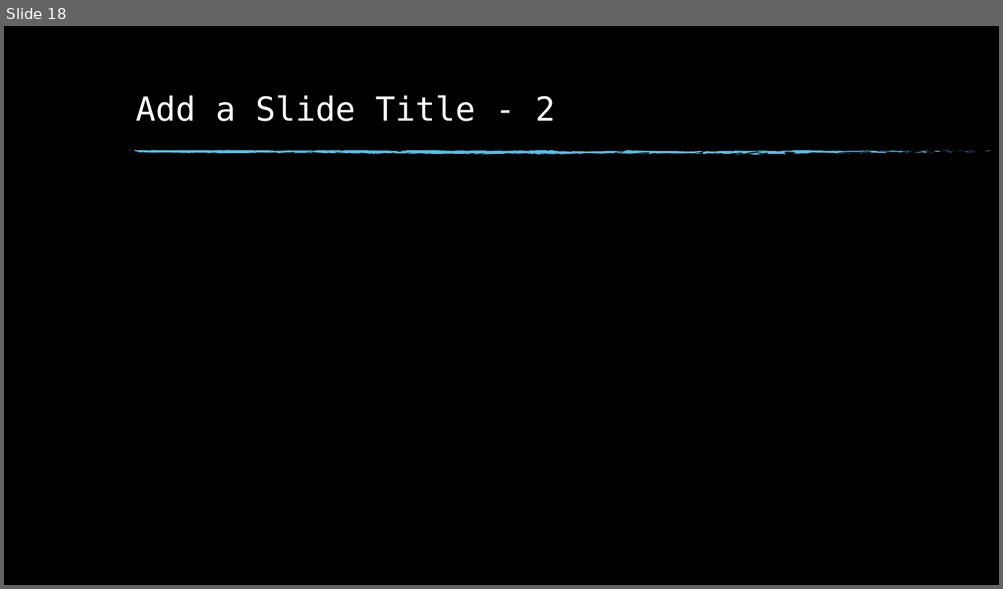
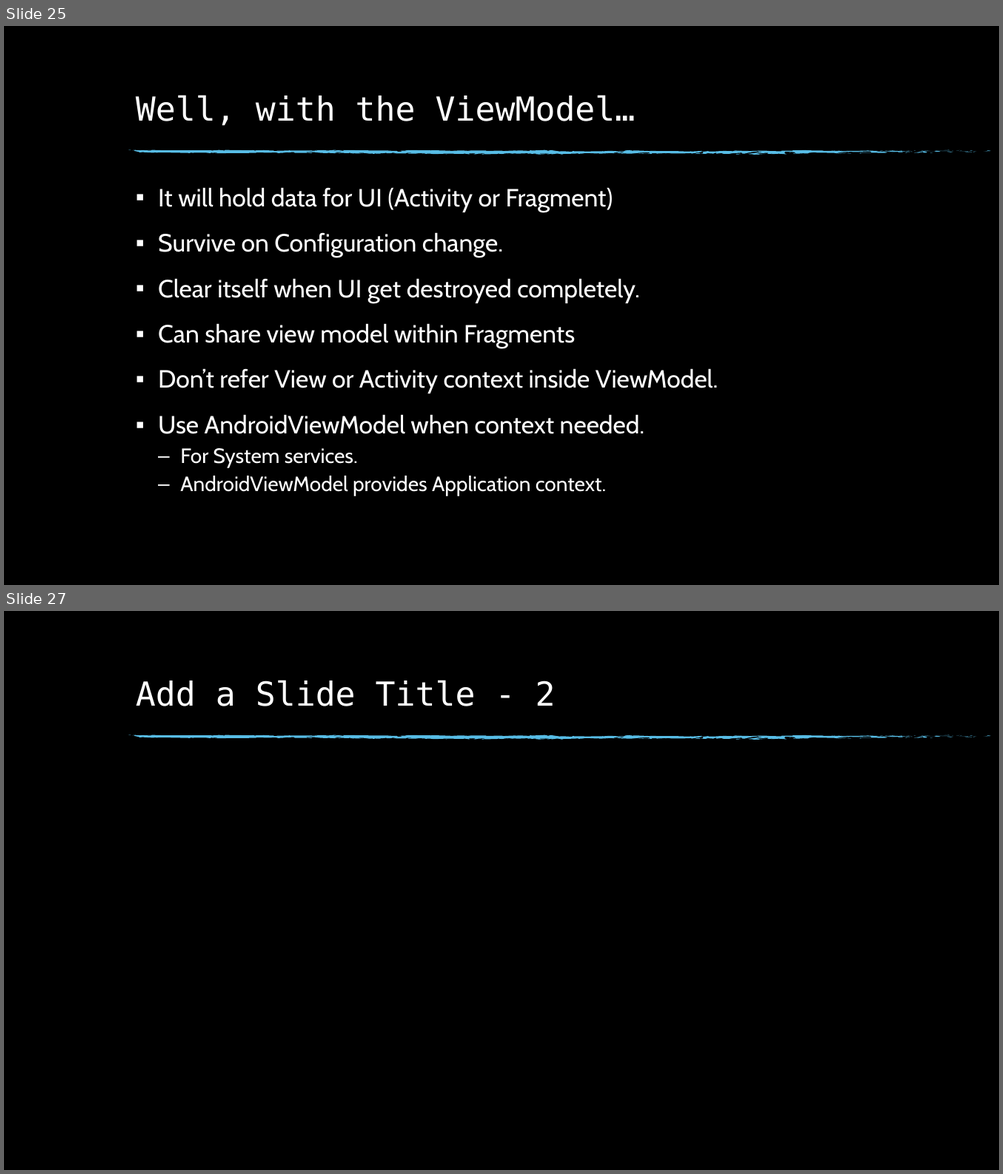
Before and after one commit to sanathe06/meetup2018-02-22, a slide deck: Android Architecture Components.pptx. Shown one above the other, each under a label of ours: slide 18 before the commit, slides 25 and 27 after it; the slides between them are not shown. The pictures are 1003x589 and 1003x1174 pixels, drawn with LibreOffice and Linux fonts; fonts in the diff are those of the drawing; background and template pictures are left out. Boxes give left, top, right and bottom in pixels: in the first picture for what was removed or moved away, otherwise in the second. Text is boxed around its words. In the diff, an @@ line names an element or a change of style, - is before the commit and + after.

Commit message:
room example done ppt updated up-to view model

```diff
--- a/Android Architecture Components.pptx
+++ b/Android Architecture Components.pptx
@@ slide 25 added at (4,26,999,585), background picture (left out); not listed: 74 template elements that a slide beside it also shows @@
@@ title added at (136,95,635,126), 32 pt, text #FFFFFF @@
+Well, with the ViewModel…
@@ text added at (158,187,718,497), 24 pt, text #FFFFFF @@
+▪ It will hold data for UI (Activity or Fragment)
+▪ Survive on Configuration change.
+▪ Clear itself when UI get destroyed completely.
+▪ Can share view model within Fragments
+▪ Don’t refer View or Activity context inside ViewModel.
+▪ Use AndroidViewModel when context needed.
+  – For System services.
+  – AndroidViewModel provides Application context.
@@ what was slide 18 is now slide 27 @@
```
Also in this commit, not shown: 4 slides changed, 11 other slides added, 3 slides removed, 22 other files.
